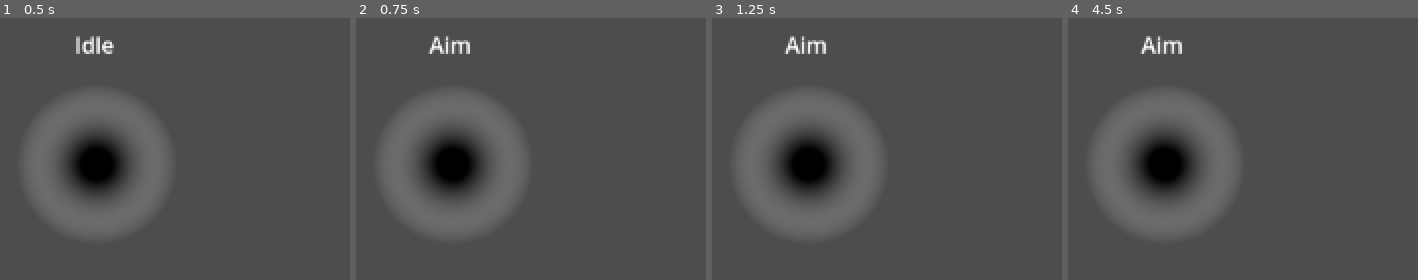
Above: before the commit, frames 1-4 (left to right).
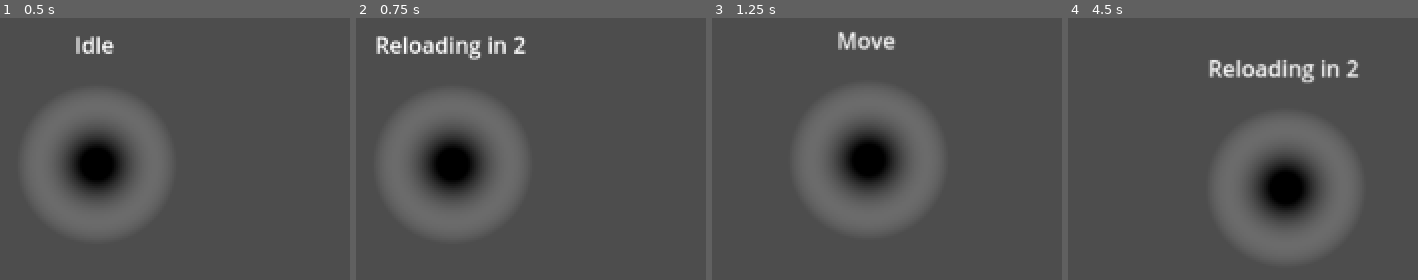
Above: after the commit, the same moments.

Repository: dwlee0802/ProbabilityShooter
Game: Godot game, scene res://Scenes/player_unit.tscn
The game is run twice, just before and just after one commit, with the same random seed, the same clock (stepped at 60 frames per second) and the same inputs. This scene is started directly instead of the project's main scene.
Inputs (mouse positions are in pixels of both pictures, inside the frame that each line leads up to):
- Up to frame 1 (0.5 s): no input
- Up to frame 2 (0.75 s): tap Enter at 0.5 s; move the mouse to (outside the picture) at 0.52 s; tap Q (action_1) at 0.6 s
- Up to frame 3 (1.25 s): right-click (outside the picture) at 0.8 s
- Up to frame 4 (4.5 s): move the mouse to (outside the picture) at 1.27 s; right-click (outside the picture) at 1.35 s; tap Q (action_1) at 1.55, 2.1, 3.05, 4.35 s; tap Space at 2, 3.5 s; move the mouse to (outside the picture) at 2.02 s; right-click (outside the picture) at 2.3 s; tap Enter at 2.75 s; move the mouse to (outside the picture) at 2.77 s; click (outside the picture) at 2.85 s; move the mouse to (outside the picture) at 3.52 s; right-click (outside the picture) at 3.6 s; tap Escape (ui_cancel) at 4.15 s; move the mouse to (outside the picture) at 4.27 s

Frame 1 is identical in both runs. In frame 2, 1.7% of the frame differs, in the area x 5-49%, y 6-17%; in frame 3, 16%; in frame 4, 20%, in the area x 8-83%, y 6-91%.

Commit message:
Reload state to enable actions that are disabled after use.

Diff:
--- a/Scenes/States/attack_state.gd
+++ b/Scenes/States/attack_state.gd
@@ -2,6 +2,8 @@
 
 @export
 var idle_state: State
+@export
+var move_state: State
 
 @onready
 var timer: Timer = $Timer
@@ -15,6 +17,8 @@
 func process_input(_event: InputEvent) -> State:
 	if Input.is_action_just_pressed("ui_cancel"):
 		return idle_state
+	if Input.is_action_just_pressed('right_click'):
+		return move_state
 
 	return null
 
@@ -25,6 +29,7 @@
 func process_physics(_delta: float) -> State:
 	if timer.is_stopped():
 		print("action activated")
+		parent.action_1_available = false
 		return idle_state
 
 	return null
--- a/Scenes/States/idle_state.gd
+++ b/Scenes/States/idle_state.gd
@@ -4,6 +4,8 @@
 var move_state: State
 @export
 var aim_state: State
+@export
+var reload_state: State
 
 
 func enter() -> void:
@@ -16,8 +18,12 @@
 		return move_state
 	# pressed action 1. go to action 1 aim mode
 	if Input.is_action_just_pressed("action_1"):
-		aim_state.action = Action.One
-		return aim_state
+		if parent.action_1_available:
+			aim_state.action = Action.One
+			return aim_state
+		else:
+			reload_state.action = Action.One
+			return reload_state
 
 	return null
 
--- a/Scenes/player_unit.gd
+++ b/Scenes/player_unit.gd
@@ -9,6 +9,9 @@
 
 @export
 var movement_speed: float = 100
+
+@export
+var action_1_available: bool = false
 
 
 func _ready() -> void:
--- a/Scenes/player_unit.tscn
+++ b/Scenes/player_unit.tscn
@@ -6,6 +6,7 @@
 [ext_resource type="Script" path="res://Scenes/States/move_state.gd" id="4_jlt6l"]
 [ext_resource type="Script" path="res://Scenes/States/aim_state.gd" id="5_8ylnj"]
 [ext_resource type="Script" path="res://Scenes/States/attack_state.gd" id="6_3pdj6"]
+[ext_resource type="Script" path="res://Scenes/reload_state.gd" id="7_tgkgy"]
 
 [sub_resource type="Gradient" id="Gradient_w1uqg"]
 offsets = PackedFloat32Array(0.123377, 0.649351)
@@ -46,10 +47,11 @@
 script = ExtResource("2_us0md")
 starting_state = NodePath("Idle")
 
-[node name="Idle" type="Node" parent="StateMachine" node_paths=PackedStringArray("move_state", "aim_state")]
+[node name="Idle" type="Node" parent="StateMachine" node_paths=PackedStringArray("move_state", "aim_state", "reload_state")]
 script = ExtResource("3_2iym7")
 move_state = NodePath("../Move")
 aim_state = NodePath("../Aim")
+reload_state = NodePath("../Reload")
 
 [node name="Move" type="Node" parent="StateMachine" node_paths=PackedStringArray("idle_state", "aim_state")]
 script = ExtResource("4_jlt6l")
@@ -61,18 +63,20 @@
 idle_state = NodePath("../Idle")
 action_1_state = NodePath("../Action1")
 
-[node name="Action1" type="Node" parent="StateMachine" node_paths=PackedStringArray("idle_state")]
+[node name="Action1" type="Node" parent="StateMachine" node_paths=PackedStringArray("idle_state", "move_state")]
 script = ExtResource("6_3pdj6")
 idle_state = NodePath("../Idle")
+move_state = NodePath("../Move")
 
 [node name="Timer" type="Timer" parent="StateMachine/Action1"]
 process_callback = 0
 one_shot = true
 
-[node name="Action2" type="Node" parent="StateMachine" node_paths=PackedStringArray("idle_state")]
-script = ExtResource("6_3pdj6")
+[node name="Reload" type="Node" parent="StateMachine" node_paths=PackedStringArray("idle_state", "move_state")]
+script = ExtResource("7_tgkgy")
 idle_state = NodePath("../Idle")
+move_state = NodePath("../Move")
 
-[node name="Timer" type="Timer" parent="StateMachine/Action2"]
+[node name="Timer" type="Timer" parent="StateMachine/Reload"]
 process_callback = 0
 one_shot = true
--- /dev/null
+++ b/Scenes/reload_state.gd
@@ -0,0 +1,36 @@
+extends State
+
+@export
+var idle_state: State
+@export
+var move_state: State
+
+var action: Action = Action.None
+
+@onready
+var timer: Timer = $Timer
+
+
+func enter() -> void:
+	super()
+	parent.state_label.text = "Reloading " + str(action)
+	timer.start(2)
+
+func process_frame(_delta: float) -> State:
+	parent.state_label.text = "Reloading in " + str(int(timer.time_left + 1))
+
+	if timer.is_stopped():
+		print("reload complete")
+		parent.action_1_available = true
+		return idle_state
+
+	return null
+
+func process_input(_event: InputEvent) -> State:
+	# right clicking when Idle is move order
+	if Input.is_action_just_pressed('right_click'):
+		return move_state
+	if Input.is_action_just_pressed("ui_cancel"):
+		return idle_state
+
+	return null
Not shown: 1 places in Scenes/player_unit.tscn that only renumber resources
